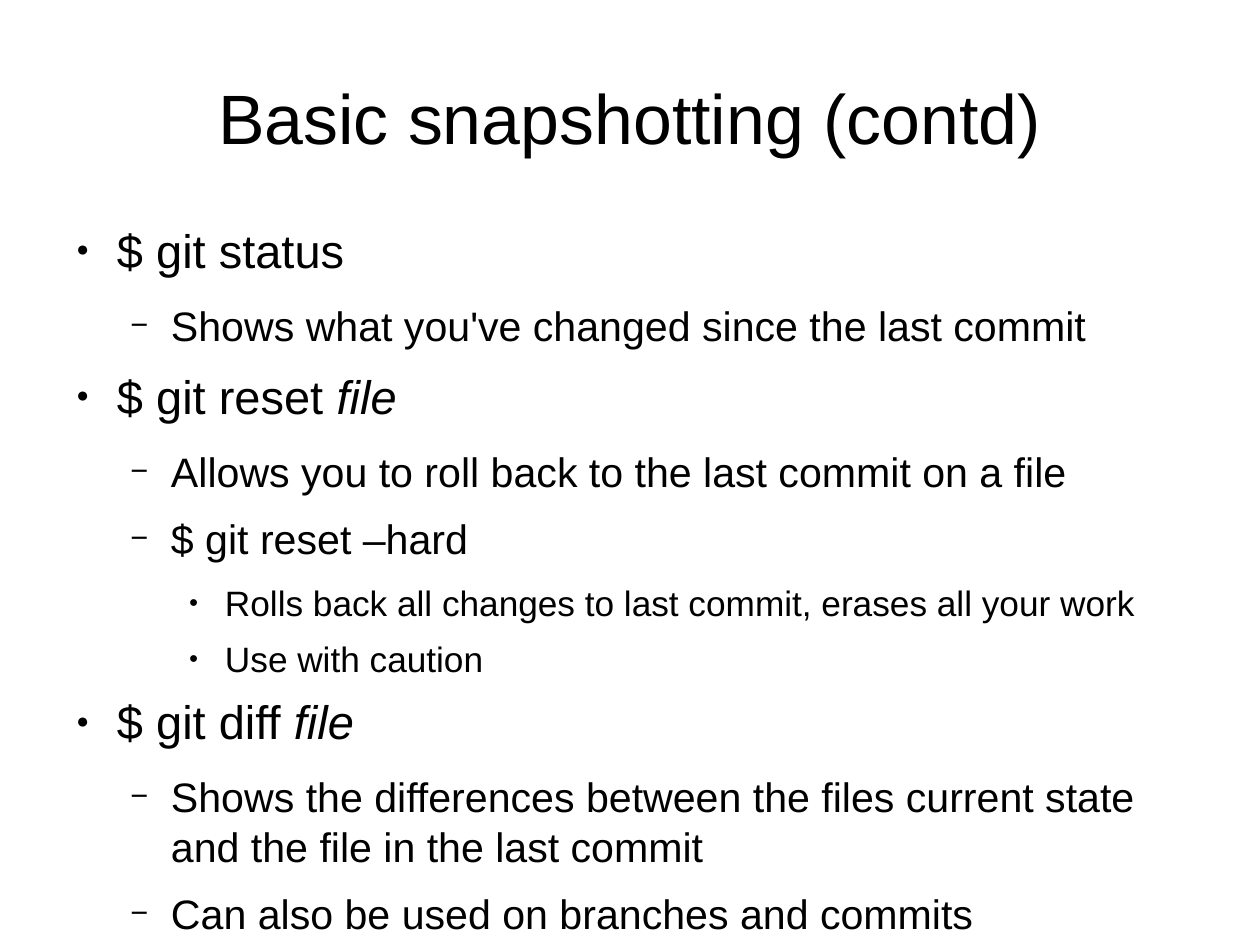
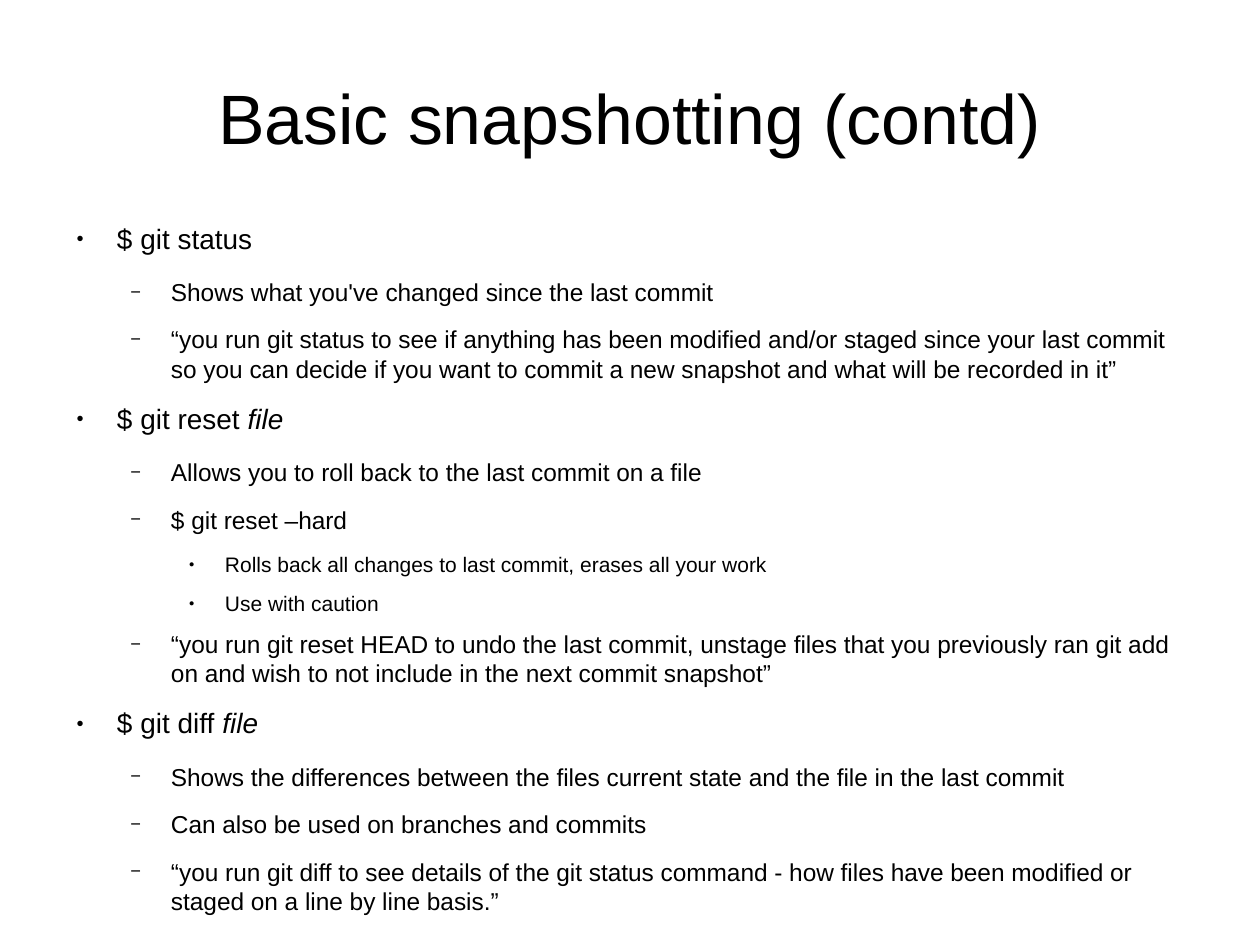
Before and after one commit to UMKCRobotics/Chris-Git-Presentation, a slide deck: slide 14 of presentation.odp (slide 13 before the commit). Drawn at 1260x945 pixels with LibreOffice and Linux fonts; fonts in the diff are those of the drawing. Boxes give left, top, right and bottom in pixels: in the first picture for what was removed or moved away, otherwise in the second. Text is boxed around its words. In the diff, an @@ line names an element or a change of style, - is before the commit and + after.

```diff
--- a/presentation.odp
+++ b/presentation.odp
@@ text at [140,228,1065,834]: size 29.6 to 17.6 pt in "$ git status", "$ git reset file", "$ git diff file"; size 25.9 to 15.4 pt in "Shows what you've changed since the last ...", "Allows you to roll back to the ...", "$ git reset –hard", "Shows the differences between the files current ..." and 1 more places; size 22.2 to 13.2 pt in "Rolls back all changes to last commit, ...", "Use with caution" @@
@@ text at [171,330,1165,383]: paragraph added @@
+  − “you run git status to see if anything has been modified and/or staged since your last commit so you can decide if you want to commit a new snapshot and what will be recorded in it”
@@ text at [171,635,1169,687]: paragraph added @@
+  − “you run git reset HEAD to undo the last commit, unstage files that you previously ran git add on and wish to not include in the next commit snapshot”
@@ text at [171,863,1132,915]: paragraph added @@
+  − “you run git diff to see details of the git status command - how files have been modified or staged on a line by line basis.”
```
Also in this commit, not shown: 11 other slides changed, 1 slide added.
